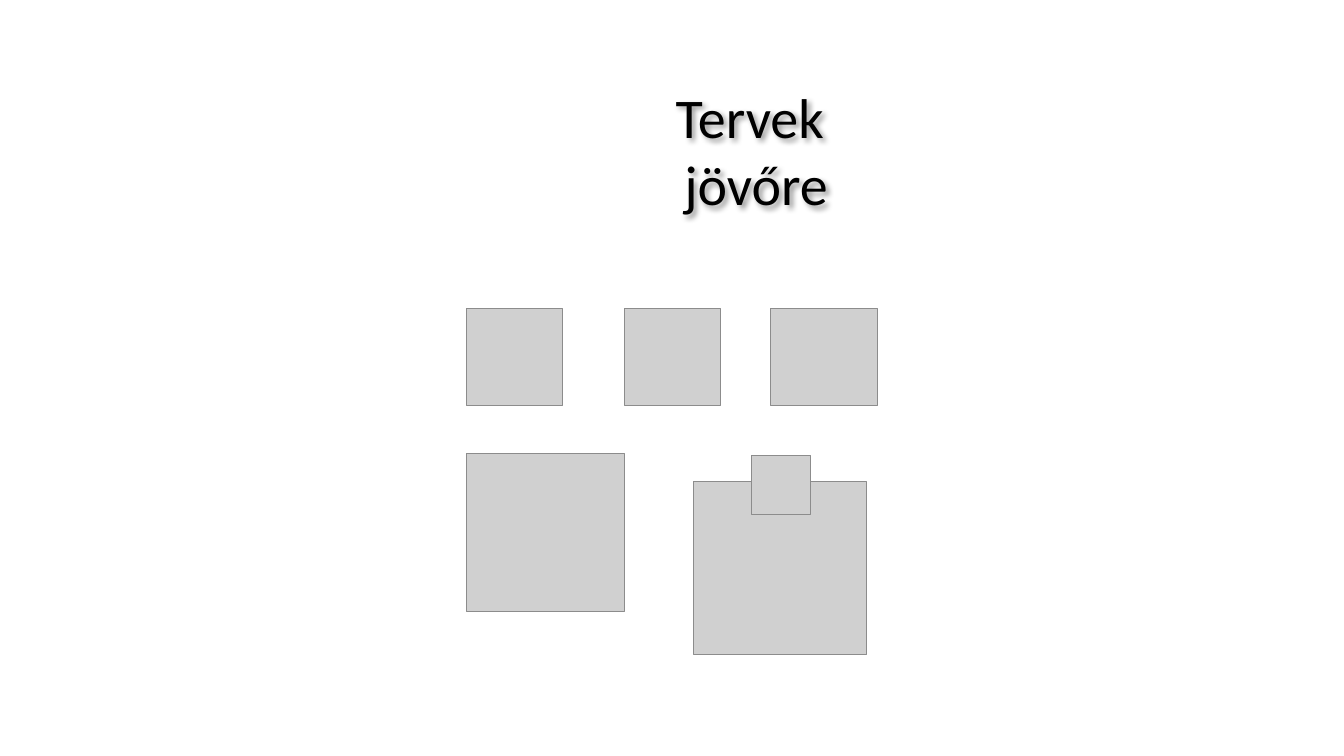
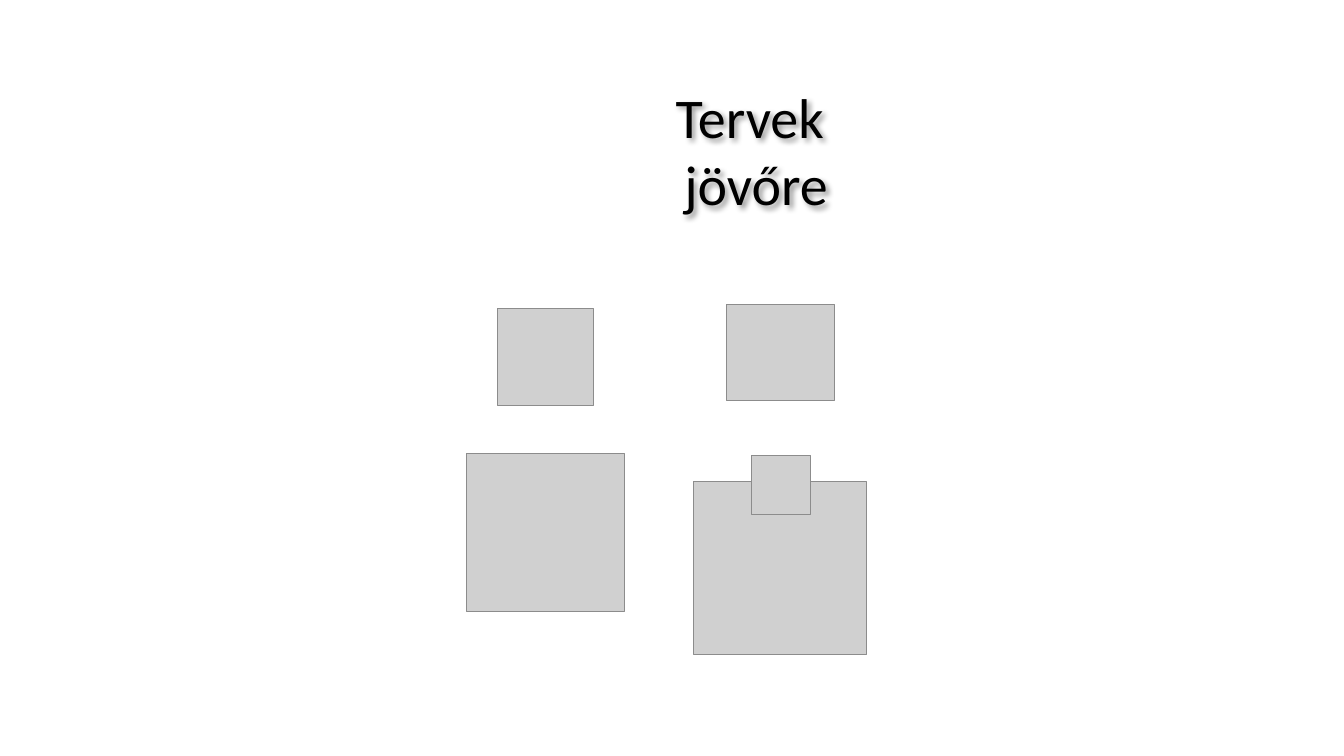
Before and after one commit to Balagaro/FileUp, a slide deck: slide 15 of Fileup.pptx. Drawn at 1344x756 pixels with LibreOffice and Linux fonts; fonts in the diff are those of the drawing; grey boxes stand for pictures; background and template pictures are left out. Boxes give left, top, right and bottom in pixels: in the first picture for what was removed or moved away, otherwise in the second. Text is boxed around its words. In the diff, an @@ line names an element or a change of style, - is before the commit and + after.

Commit message:
ppt. II.workshop (javanelkol)

```diff
--- a/Fileup.pptx
+++ b/Fileup.pptx
@@ picture removed at (466, 309, 563, 405) @@
@@ picture: place and size @@
-picture at (625, 309, 722, 405)
+picture at (497, 309, 594, 405)
@@ picture: place and size @@
-picture at (770, 309, 878, 405)
+picture at (727, 304, 835, 401)
```
